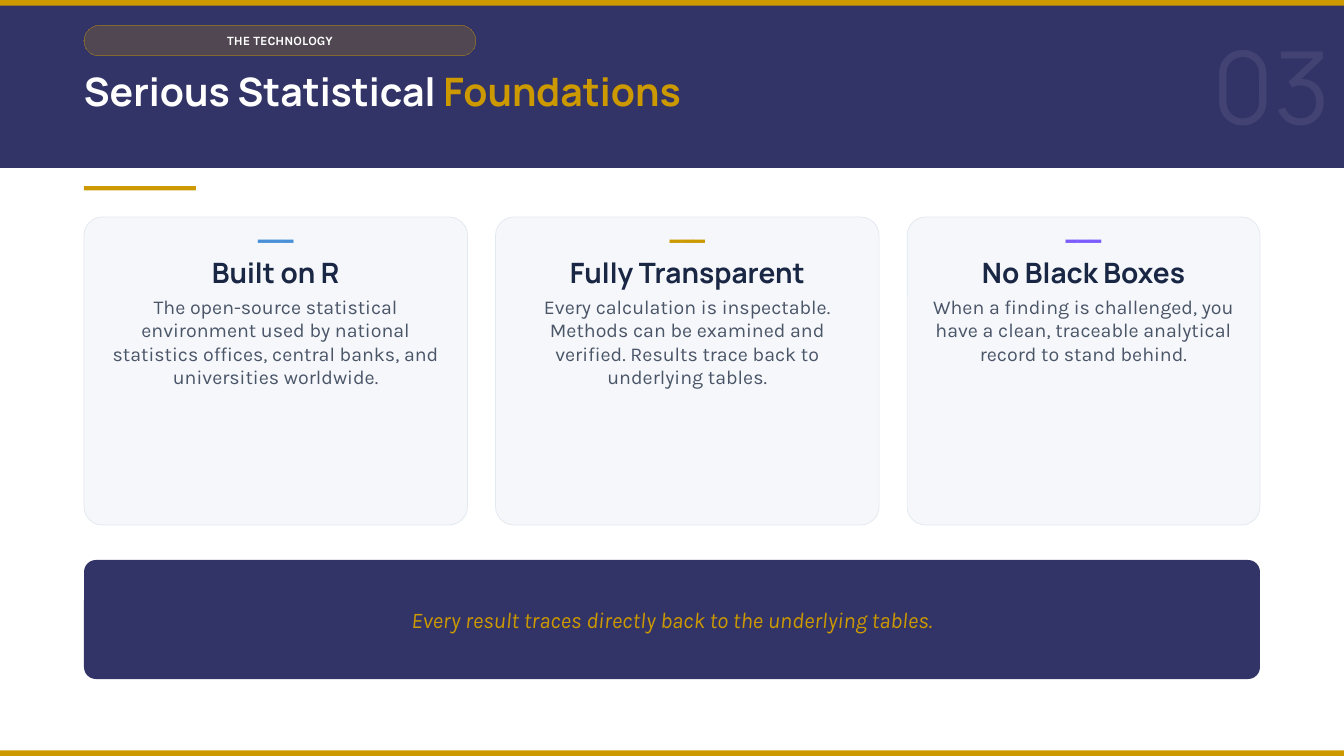
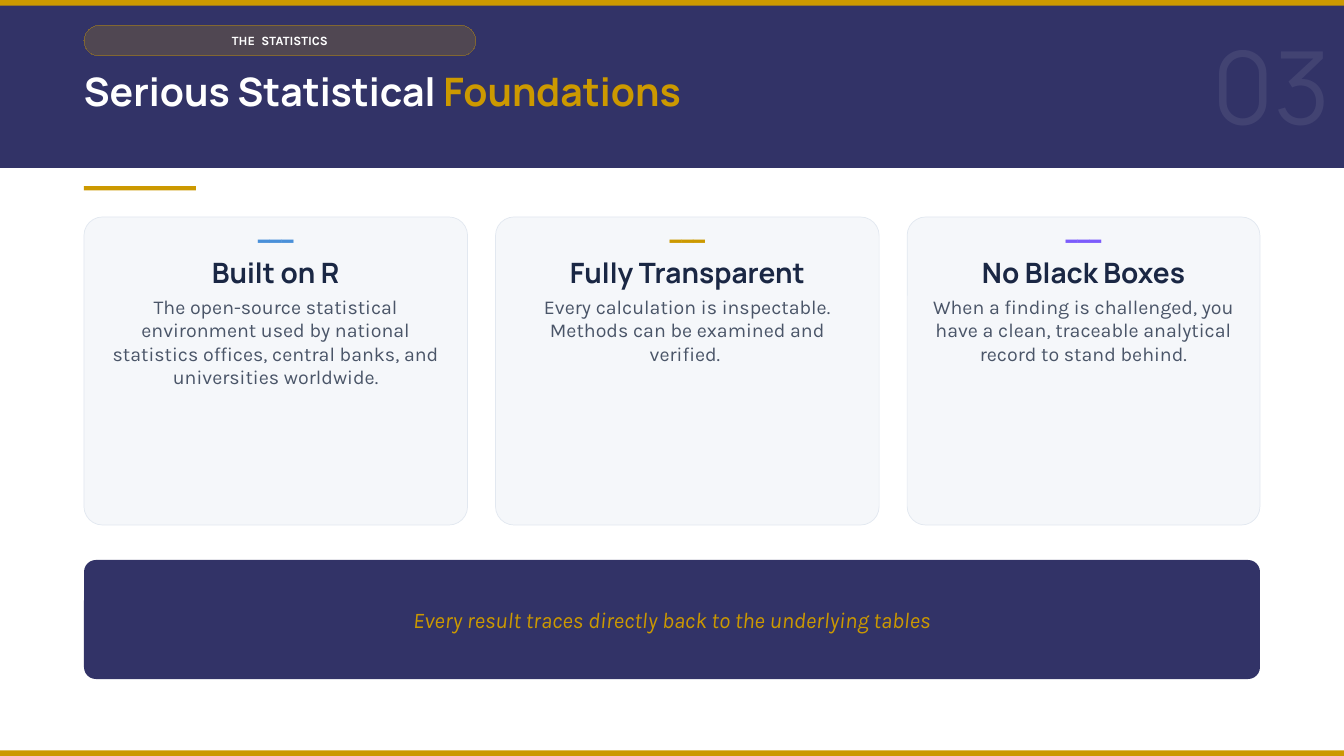
Before and after one commit to DuncanRBrett/Turas, a slide deck: slide 4 of docs/marketing/Introducing Turas v6.pptx. Drawn at 1344x756 pixels with LibreOffice and Linux fonts; fonts in the diff are those of the drawing. Boxes give left, top, right and bottom in pixels: in the first picture for what was removed or moved away, otherwise in the second. Text is boxed around its words. In the diff, an @@ line names an element or a change of style, - is before the commit and + after.

```diff
--- a/docs/marketing/Introducing Turas v6.pptx
+++ b/docs/marketing/Introducing Turas v6.pptx
@@ text in rounded rectangle at (232,36,328,45): text changed @@
-THE TECHNOLOGY
+THE STATISTICS
@@ text at (544,300,830,361): text changed @@
-Every calculation is inspectable. Methods can be examined and verified. Results trace back to underlying tables.
+Every calculation is inspectable. Methods can be examined and verified.
@@ text in rounded rectangle at (413,612,930,634): text changed @@
-Every result traces directly back to the underlying tables.
+Every result traces directly back to the underlying tables
```
Also in this commit, not shown: 11 other slides changed, 5 other files.
